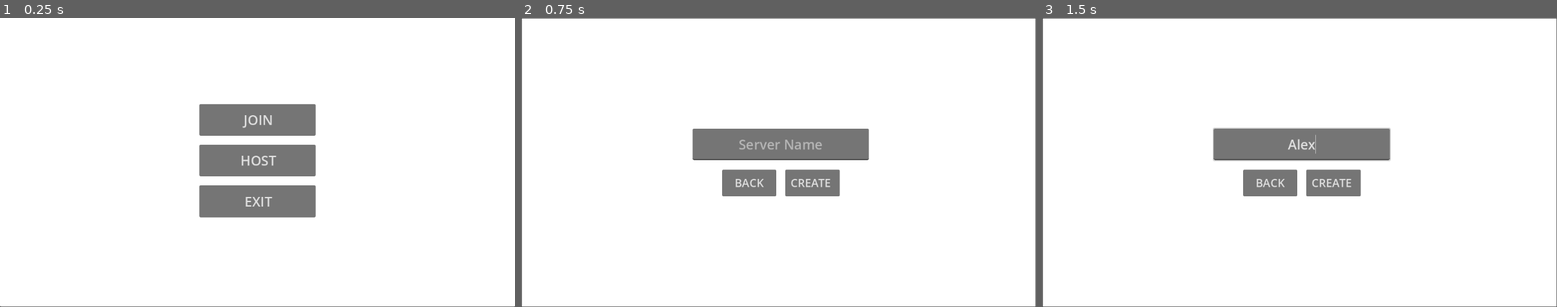
Above: before the commit, frames 1-3 (left to right).
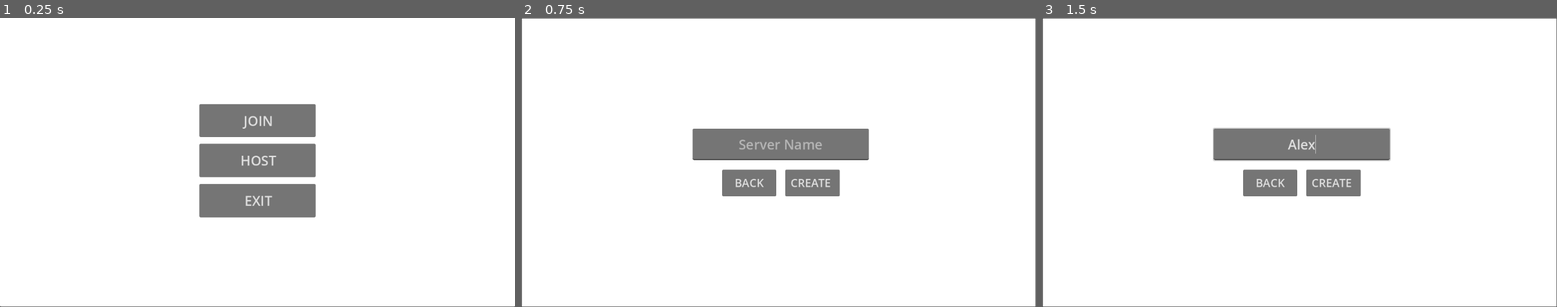
Above: after the commit, the same moments.

Repository: r3L4k5/Gymnasiearbete_X-pa-Y
Game: Godot game, scene res://Scenes/host_screen.tscn
Same seed, same stepped clock (60 frames per second), same inputs: the game is played once before the commit and once after it. This scene is started directly instead of the project's main scene.
Inputs (mouse positions are in pixels of both pictures, inside the frame that each line leads up to):
- Up to frame 1 (0.25 s): no input
- Up to frame 2 (0.75 s): click (778, 145) at 0.52 s; type "Alex" at 0.6 s
- Up to frame 3 (1.5 s): click (1299, 145) at 1.27 s; type "Alex" at 1.35 s

The runs differ from the first frame. In frame 1, 0.5% of the frame differs, in the area x 38-62%, y 33-66%; in frame 2, nothing differs; in frame 3, nothing differs.

Commit message:
Continuing with multiplayer

Diff:
--- a/Scenes/host_screen.tscn
+++ b/Scenes/host_screen.tscn
@@ -1,4 +1,6 @@
-[gd_scene load_steps=2 format=3 uid="uid://nbloh3v2ad7p"]
+[gd_scene load_steps=3 format=3 uid="uid://nbloh3v2ad7p"]
+
+[ext_resource type="Script" path="res://Scripts/host_screen.gd" id="1_sslsd"]
 
 [sub_resource type="StyleBoxFlat" id="StyleBoxFlat_jusg4"]
 bg_color = Color(1, 1, 1, 1)
@@ -10,6 +12,7 @@
 anchor_bottom = 1.0
 grow_horizontal = 2
 grow_vertical = 2
+script = ExtResource("1_sslsd")
 
 [node name="Panel" type="Panel" parent="."]
 layout_mode = 1
@@ -71,3 +74,5 @@
 size_flags_horizontal = 3
 theme_override_font_sizes/font_size = 25
 text = "CREATE "
+
+[connection signal="pressed" from="Buttons/Create" to="." method="_on_create_pressed"]
--- a/Scenes/join_screen.tscn
+++ b/Scenes/join_screen.tscn
@@ -30,25 +30,7 @@
 grow_horizontal = 2
 grow_vertical = 2
 theme_override_styles/panel = SubResource("StyleBoxFlat_wt75o")
-
-[node name="Name" type="LineEdit" parent="."]
-layout_mode = 1
-anchors_preset = 8
-anchor_left = 0.5
-anchor_top = 0.5
-anchor_right = 0.5
-anchor_bottom = 0.5
-offset_left = -200.0
-offset_top = -84.0
-offset_right = 194.0
-offset_bottom = -13.0
-grow_horizontal = 2
-grow_vertical = 2
-size_flags_vertical = 3
-theme_override_font_sizes/font_size = 30
-placeholder_text = "Name"
-alignment = 1
-max_length = 15
+metadata/_edit_lock_ = true
 
 [node name="Buttons" type="HBoxContainer" parent="."]
 layout_mode = 1
@@ -57,10 +39,10 @@
 anchor_top = 0.5
 anchor_right = 0.5
 anchor_bottom = 0.5
-offset_left = -128.0
-offset_top = 4.0
-offset_right = 119.0
-offset_bottom = 60.0
+offset_left = -136.0
+offset_top = 51.0
+offset_right = 141.0
+offset_bottom = 107.0
 grow_horizontal = 2
 grow_vertical = 2
 theme_override_constants/separation = 20
@@ -75,8 +57,41 @@
 layout_mode = 2
 size_flags_horizontal = 3
 theme_override_font_sizes/font_size = 25
-text = "NEXT
+text = "CONNECT
 "
+
+[node name="Inputs" type="VBoxContainer" parent="."]
+layout_mode = 1
+anchors_preset = 8
+anchor_left = 0.5
+anchor_top = 0.5
+anchor_right = 0.5
+anchor_bottom = 0.5
+offset_left = -192.0
+offset_top = -124.0
+offset_right = 202.0
+offset_bottom = 32.0
+grow_horizontal = 2
+grow_vertical = 2
+theme_override_constants/separation = 15
+
+[node name="Name" type="LineEdit" parent="Inputs"]
+layout_mode = 2
+size_flags_vertical = 3
+theme_override_font_sizes/font_size = 30
+placeholder_text = "Name"
+alignment = 1
+max_length = 15
+expand_to_text_length = true
+
+[node name="IPAddress" type="LineEdit" parent="Inputs"]
+layout_mode = 2
+size_flags_vertical = 3
+theme_override_font_sizes/font_size = 30
+placeholder_text = "IP - Address"
+alignment = 1
+max_length = 15
+expand_to_text_length = true
 
 [connection signal="pressed" from="Buttons/Back" to="." method="_on_back_pressed"]
 [connection signal="pressed" from="Buttons/Next" to="." method="_on_continue_pressed"]
--- a/Scenes/start_menu.tscn
+++ b/Scenes/start_menu.tscn
@@ -50,7 +50,7 @@
 offset_bottom = 127.0
 grow_horizontal = 2
 grow_vertical = 2
-theme_override_constants/separation = 20
+theme_override_constants/separation = 15
 
 [node name="Join" type="Button" parent="Buttons"]
 layout_mode = 2
--- /dev/null
+++ b/Scripts/host_screen.gd
@@ -0,0 +1,10 @@
+extends Control
+
+@onready var server_name = $ServerName
+const PORT: int = 255255
+
+func _on_create_pressed():
+	var peer: ENetMultiplayerPeer = ENetMultiplayerPeer.new()
+	peer.create_server(PORT)
+
+	multiplayer.multiplayer_peer = peer
Not shown: 1 places in Scenes/main.tscn that only renumber resources
